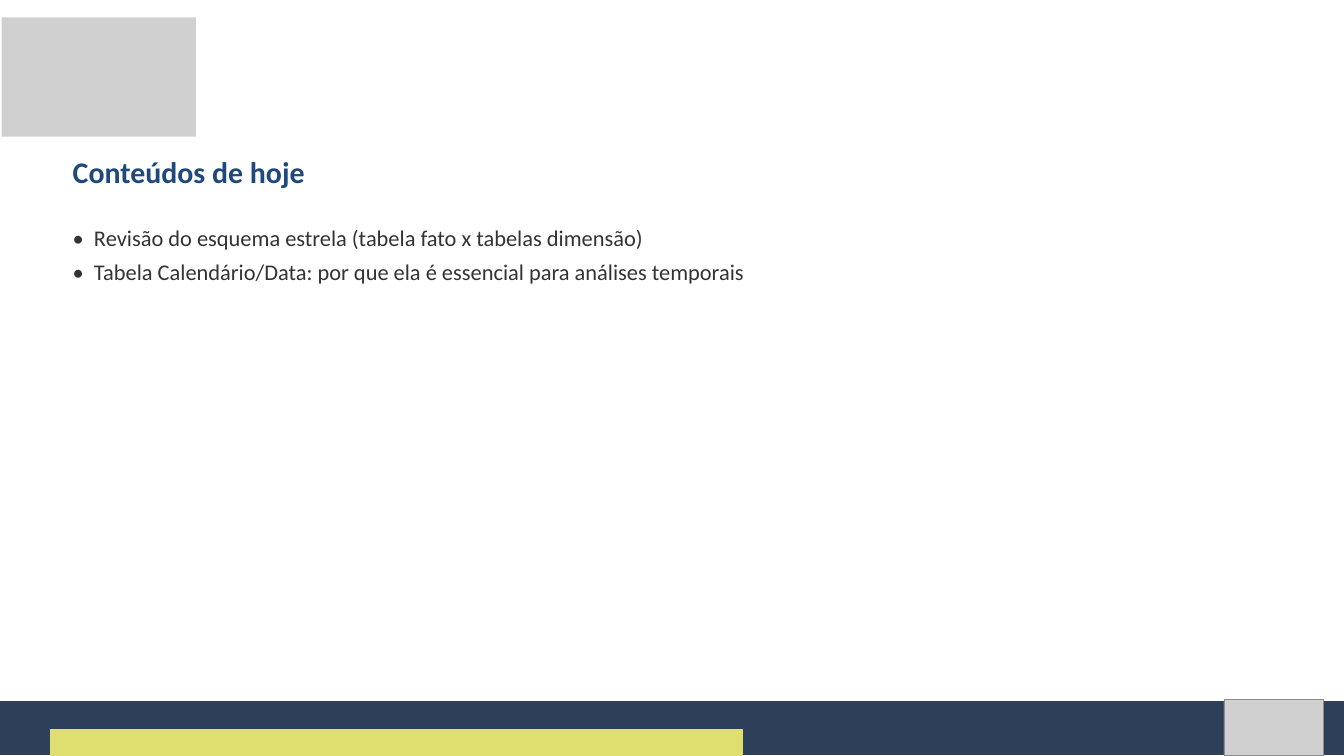
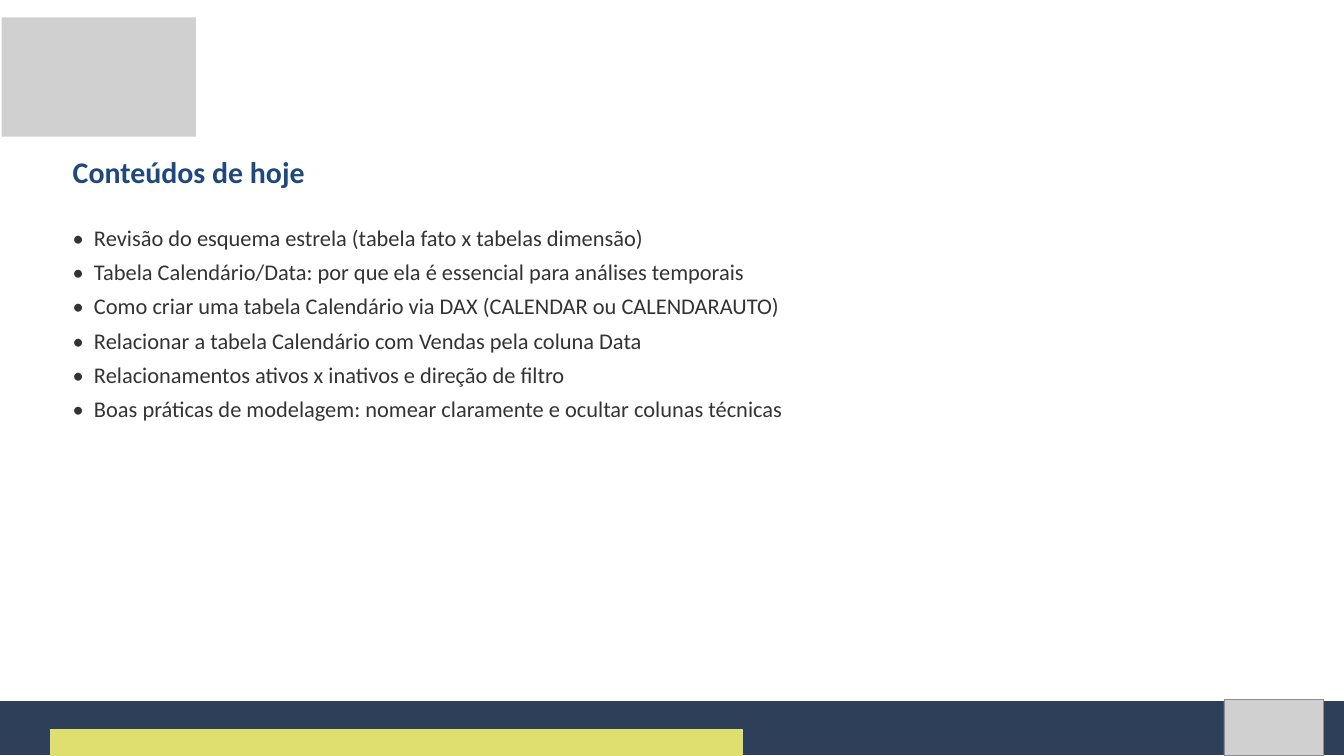
Before and after one commit to Natan20/Curso-PowerBI-Desktop-Material, a slide deck: slide 5 of Aula 05 - 14-09-2026/Aula 5 - Slides.pptx. Drawn at 1344x756 pixels with LibreOffice and Linux fonts; fonts in the diff are those of the drawing; grey boxes stand for pictures. Boxes give left, top, right and bottom in pixels: in the first picture for what was removed or moved away, otherwise in the second. Text is boxed around its words. In the diff, an @@ line names an element or a change of style, - is before the commit and + after.

```diff
--- a/Aula 05 - 14-09-2026/Aula 5 - Slides.pptx
+++ b/Aula 05 - 14-09-2026/Aula 5 - Slides.pptx
@@ text at (94,298,782,421): paragraphs added @@
+• Como criar uma tabela Calendário via DAX (CALENDAR ou CALENDARAUTO)
+• Relacionar a tabela Calendário com Vendas pela coluna Data
+• Relacionamentos ativos x inativos e direção de filtro
+• Boas práticas de modelagem: nomear claramente e ocultar colunas técnicas
```
Also in this commit, not shown: 2 slides removed, 4 other files.
